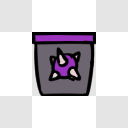
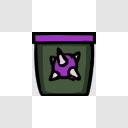
Revision of a layered 128 × 128 image; what changed, layer by layer:
painted on "Outline" over [left=36, top=43, right=92, bottom=95]
added layer "Paint Layer 1" above "Color" over [left=36, top=43, right=92, bottom=95]
painted on "Background" over [left=36, top=43, right=92, bottom=95]
